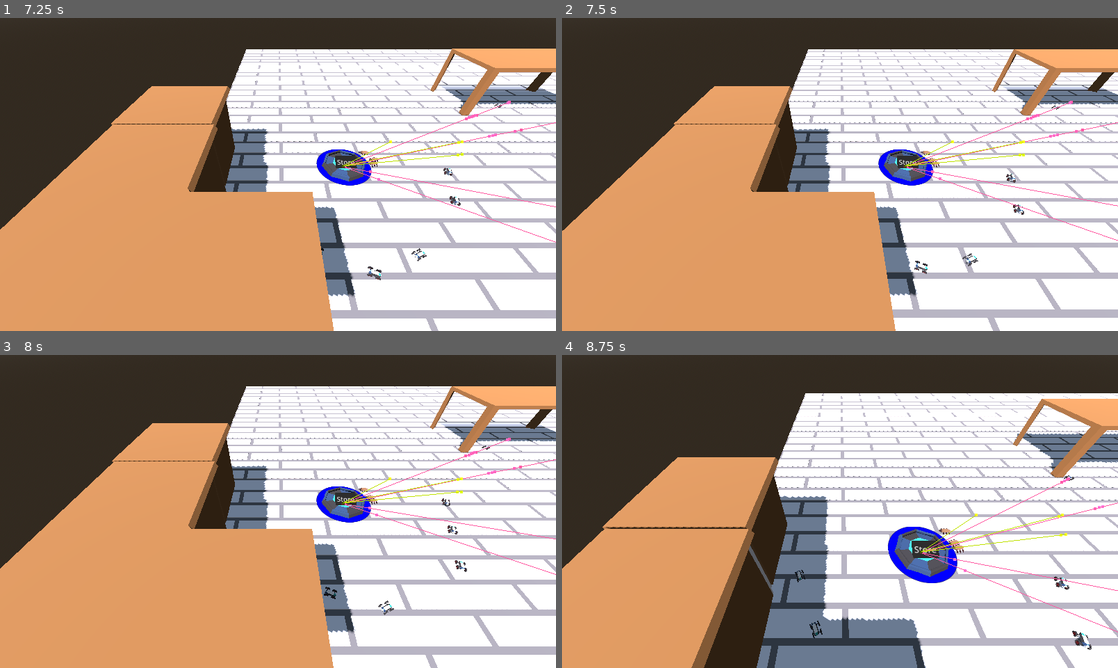
Above: before the commit, frames 1-4 (two rows, left to right).
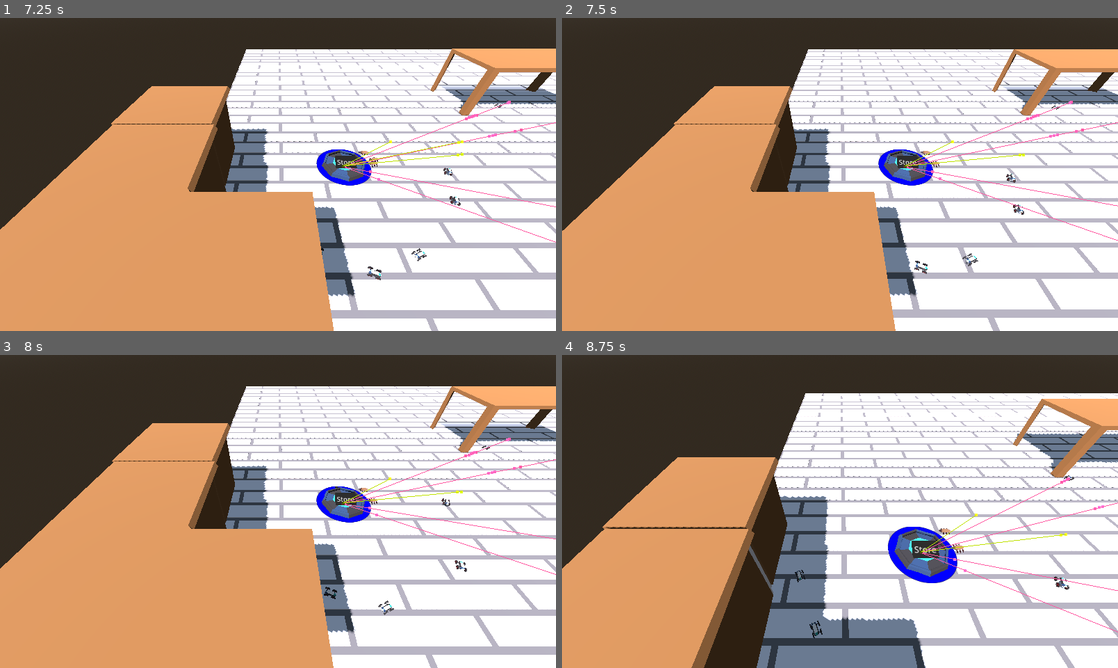
Above: after the commit, the same moments.

Repository: Degenerate-Games/psgamejam16
Game: Godot game, scene res://scenes/room.tscn
Two runs of this game, one before a commit and one after it. Both use one fixed random seed, a clock stepped at 60 frames per second and the inputs below.
Inputs (mouse positions are in pixels of both pictures, inside the frame that each line leads up to):
- Up to frame 1 (7.25 s): tap Enter at 0.5 s; move the mouse to (400, 158) at 0.52 s; hold S (camera_backward) 0.53-1.25 s; click (400, 158) at 0.67 s; drag from (166, 190) to (250, 237) at 1.27 s; move the mouse to (333, 105) at 2.02 s; hold A (camera_left) 2.03-2.75 s; click (333, 105) at 2.17 s; drag from (250, 237) to (111, 127) at 2.77 s; move the mouse to (444, 221) at 3.52 s; hold Right mouse button (camera_rotate) 3.53-4.25 s; click (444, 221) at 3.67 s; drag from (111, 127) to (194, 96) at 4.27 s; move the mouse to (305, 174) at 5.02 s; tap E (camera_rotate_right) at 5.1 s; click (305, 174) at 5.17 s; drag from (194, 96) to (166, 190) at 5.77 s; move the mouse to (400, 158) at 6.52 s; tap Mouse wheel down (camera_zoom_out) at 6.6 s; click (400, 158) at 6.67 s
- Up to frame 2 (7.5 s): drag from (728, 190) to (812, 237) at 7.27 s
- Up to frame 3 (8 s): no input
- Up to frame 4 (8.75 s): move the mouse to (895, 442) at 8.02 s; hold W (camera_forward) from 8.03 s (still down); click (895, 442) at 8.17 s

Frame 1 is identical in both runs. In frame 2, less than 0.1% of the frame differs, in the area x 62-84%, y 39-48%; in frame 3, less than 0.1%; in frame 4, 0.2%, in the area x 65-96%, y 50-95%.

Commit message:
Update hit box on bases

Diff:
--- a/PestWars/scenes/structures/bot_base.tscn
+++ b/PestWars/scenes/structures/bot_base.tscn
@@ -28,7 +28,7 @@
 
 [sub_resource type="CylinderShape3D" id="CylinderShape3D_mhkc5"]
 height = 2.5
-radius = 5.5
+radius = 6.08608
 
 [sub_resource type="ViewportTexture" id="ViewportTexture_uyrb3"]
 viewport_path = NodePath("SubViewport")
--- a/PestWars/scenes/structures/enemy_base.tscn
+++ b/PestWars/scenes/structures/enemy_base.tscn
@@ -20,7 +20,7 @@
 
 [sub_resource type="CylinderShape3D" id="CylinderShape3D_mhkc5"]
 height = 2.5
-radius = 5.90257
+radius = 6.46688
 
 [sub_resource type="ViewportTexture" id="ViewportTexture_uyrb3"]
 viewport_path = NodePath("SubViewport")
--- a/PestWars/scenes/structures/neutral_base.tscn
+++ b/PestWars/scenes/structures/neutral_base.tscn
@@ -18,7 +18,7 @@
 
 [sub_resource type="CylinderShape3D" id="CylinderShape3D_mhkc5"]
 height = 2.5
-radius = 4.34897
+radius = 6.45006
 
 [sub_resource type="ViewportTexture" id="ViewportTexture_uyrb3"]
 viewport_path = NodePath("SubViewport")
